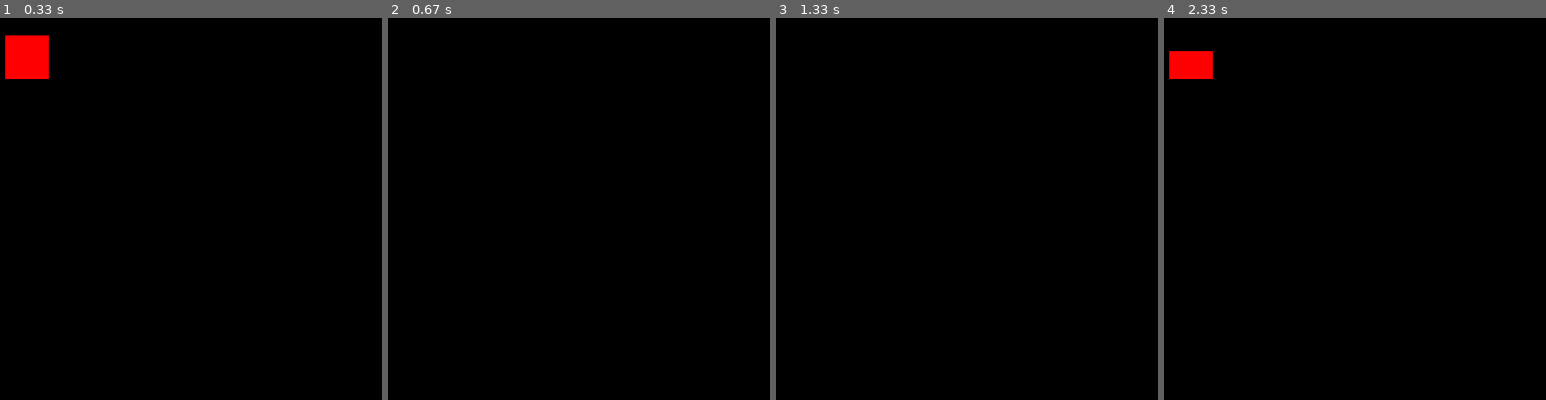
Above: before the commit, frames 1-4 (left to right).
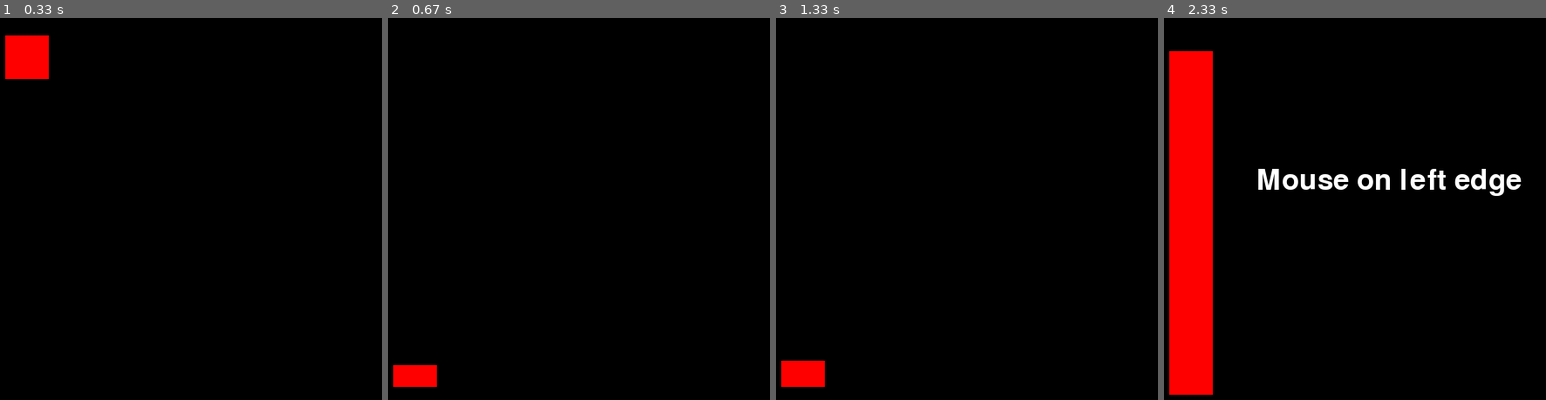
Above: after the commit, the same moments.

Repository: ARUN-R-DAS/python-basics
Game: pygame game, started from ResizeABox/main.py
The game is run twice, just before and just after one commit, with the same random seed, the same clock (stepped at 60 frames per second) and the same inputs.
Inputs (mouse positions are in pixels of both pictures, inside the frame that each line leads up to):
- Up to frame 1 (0.33 s): no input
- Up to frame 2 (0.67 s): press the mouse at (414, 37) at 0.37 s; move the mouse to (544, 201) at 0.47 s; release the mouse at (674, 365) at 0.6 s
- Up to frame 3 (1.33 s): press the mouse at (802, 365) at 0.7 s; move the mouse to (798, 361) at 0.8 s; release the mouse at (795, 361) at 0.93 s; press the mouse at (802, 388) at 1.03 s; move the mouse to (1054, 365) at 1.13 s; release the mouse at (outside the picture) at 1.27 s
- Up to frame 4 (2.33 s): press the mouse at (1190, 365) at 1.37 s; move the mouse to (1232, 369) at 1.47 s; release the mouse at (1274, 373) at 1.6 s; press the mouse at (1190, 373) at 1.7 s; move the mouse to (1244, 212) at 1.8 s; release the mouse at (1293, 52) at 1.93 s; press the mouse at (1190, 396) at 2.03 s; move the mouse to (1179, 373) at 2.13 s; release the mouse at (1164, 354) at 2.27 s

Frame 1 is identical in both runs. In frame 2, 0.7% of the frame differs, in the area x 1-13%, y 90-97%; in frame 3, 0.8%; in frame 4, 11%, in the area x 1-94%, y 15-99%.

Commit message:
restrict the resize size (min height)

Diff:
--- a/ResizeABox/main.py
+++ b/ResizeABox/main.py
@@ -30,6 +30,8 @@
     'sq_x_size':0,
     'sq_y_size':0
 }
+
+min_size = 25
 #----------------------------------------------
 def resize_square():
     global current_edge
@@ -40,7 +42,8 @@
     if dragging:
         if current_edge == 'top':
             square_y = mouse_y
-            square_y_size = (old_square['sq_y'] + old_square['sq_y_size']) - square_y
+            square_y_size = max(min_size,((old_square['sq_y'] + old_square['sq_y_size']) - square_y))
+            # restrict the resizing to a min value
 #----------------------------------------------
 def display_text(text):
     font = pygame.font.Font(None, 48)
